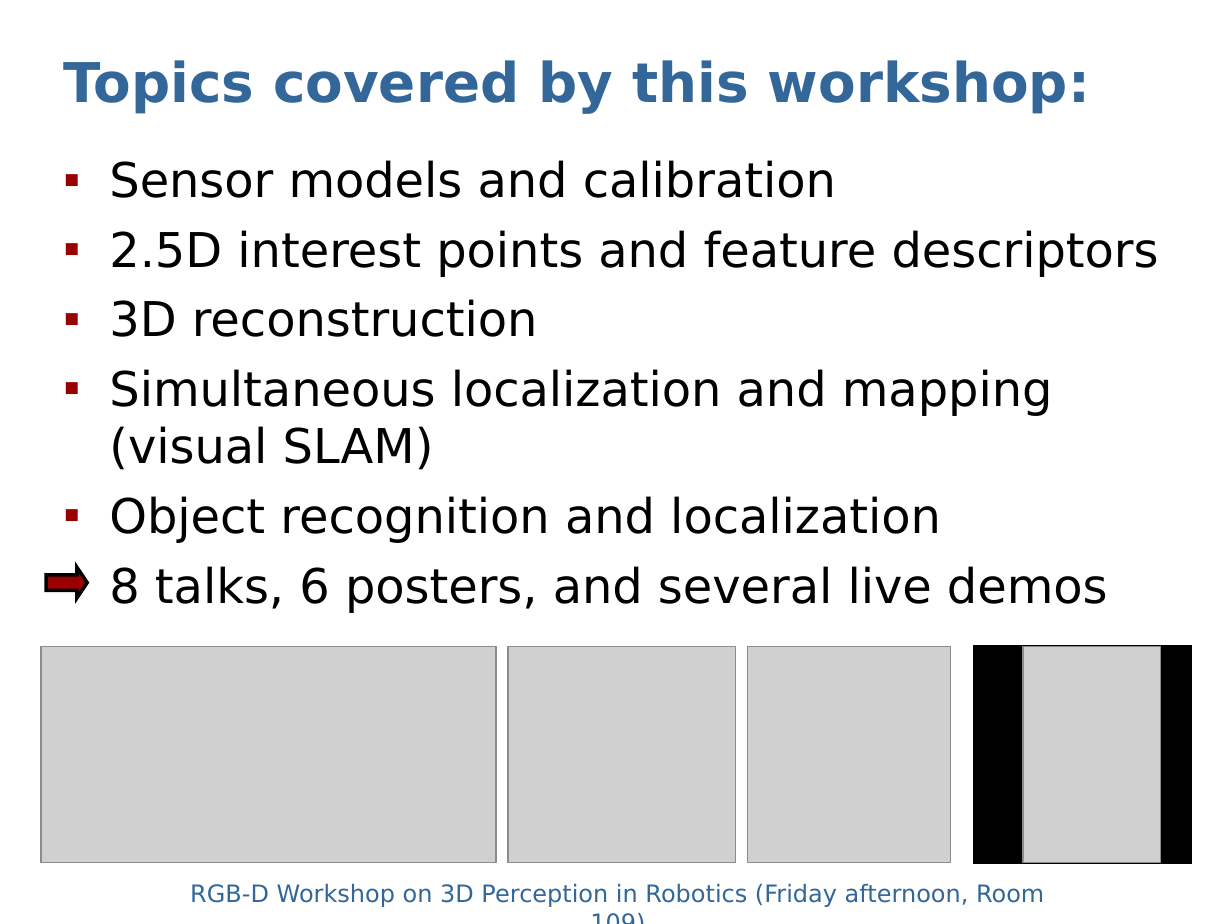
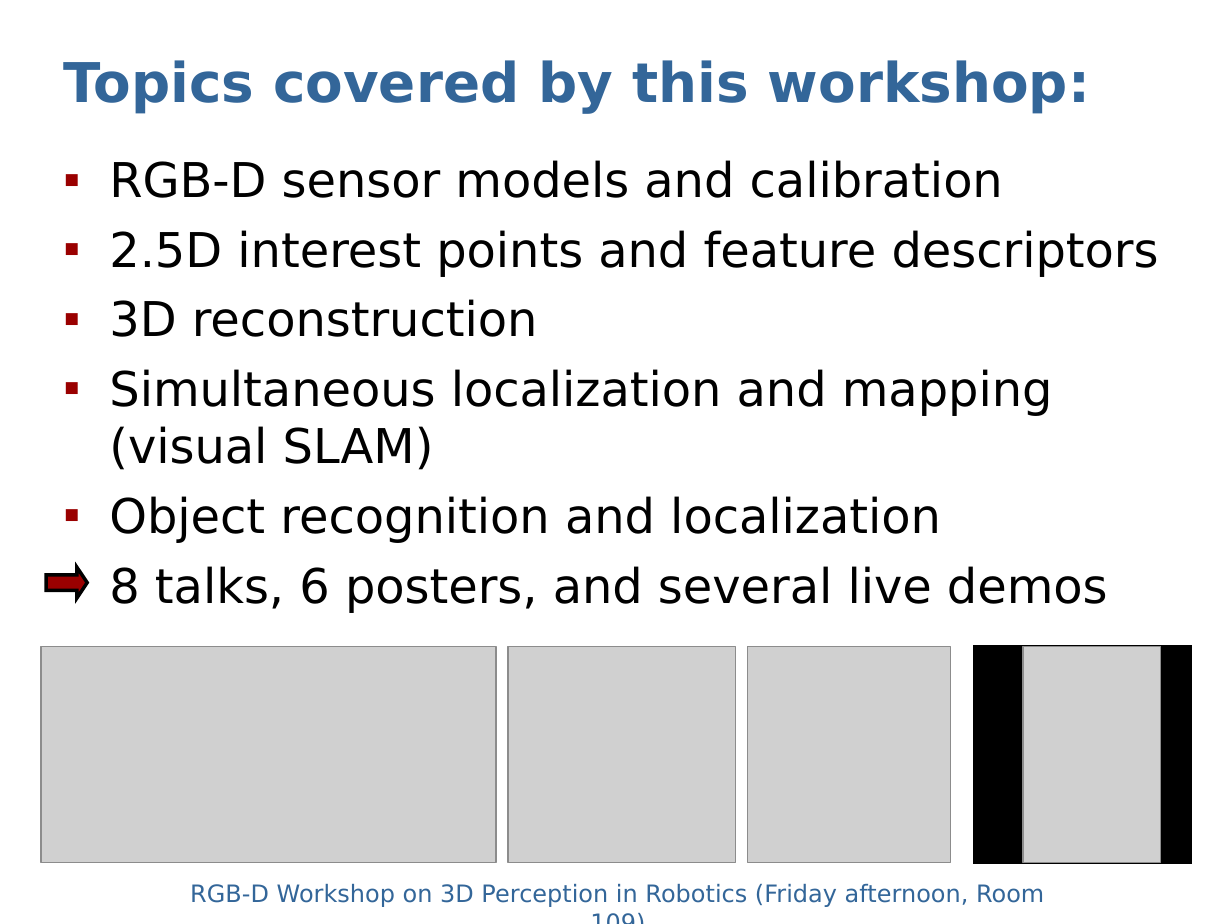
Before and after one commit to dejanpan/rgbd2011, a slide deck: slide 3 of presentations/sturm11rgbd-spotlight.ppt. Drawn at 1232x924 pixels with LibreOffice and Linux fonts; fonts in the diff are those of the drawing; grey boxes stand for pictures. Boxes give left, top, right and bottom in pixels: in the first picture for what was removed or moved away, otherwise in the second. Text is boxed around its words. In the diff, an @@ line names an element or a change of style, - is before the commit and + after.

```diff
--- a/presentations/sturm11rgbd-spotlight.ppt
+++ b/presentations/sturm11rgbd-spotlight.ppt
@@ text at [109, 160, 1003, 198]: text changed @@
-▪ Sensor models and calibration
+▪ RGB-D sensor models and calibration
```
Also in this commit, not shown: 1 other slide changed, 1 slide added, 1 other file.
